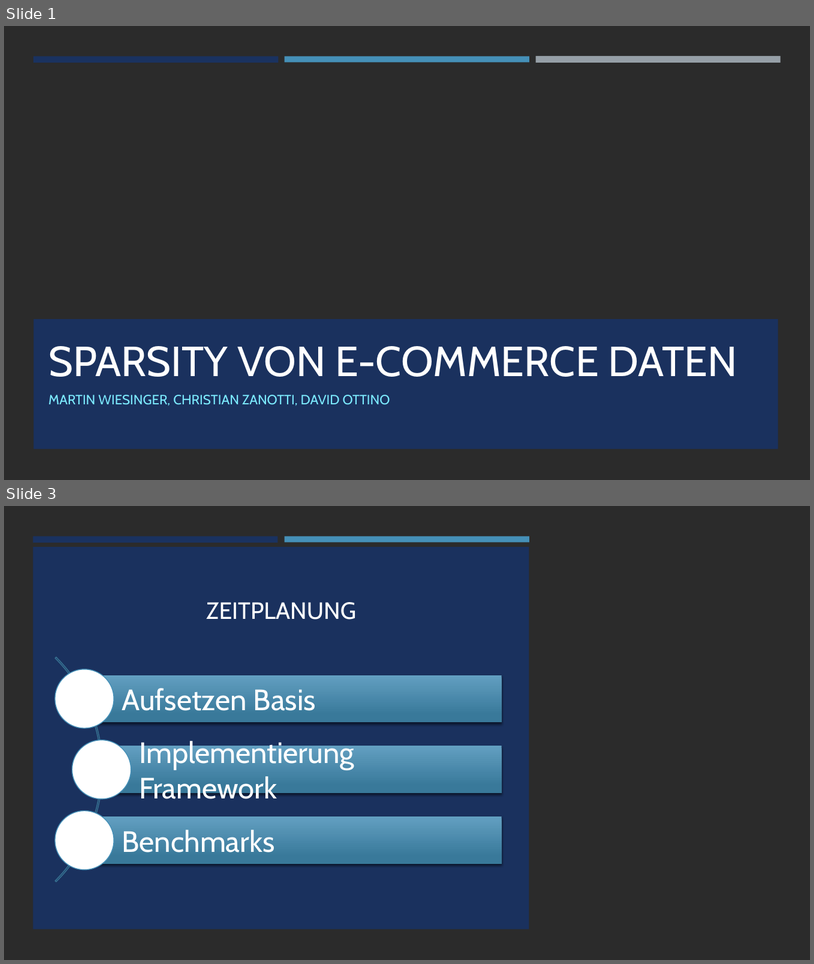
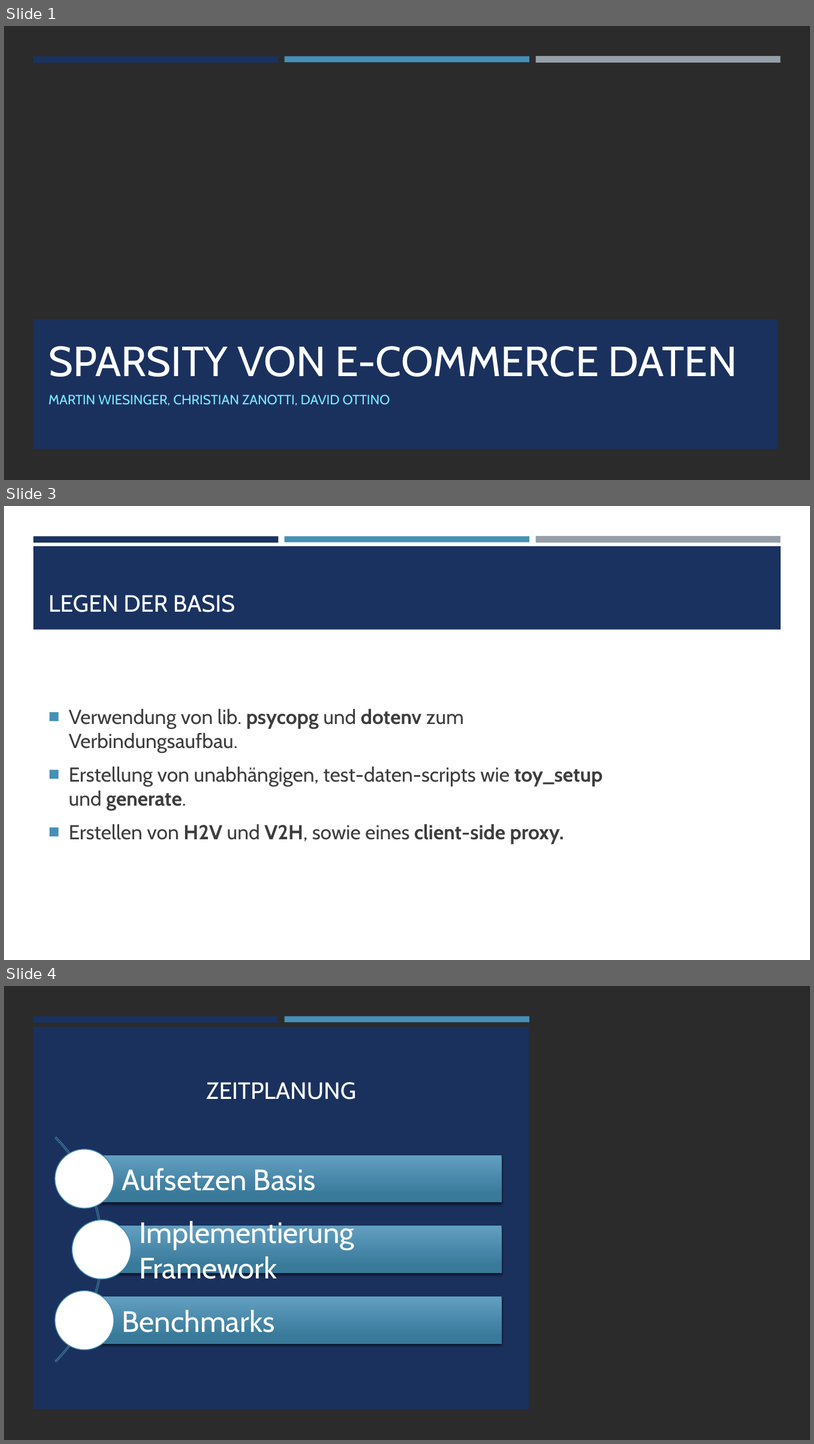
Before and after one commit to DavidOttino/Datenmanagement-jenseits-von-Relationen, a slide deck: projektaufgabe_1/Abschlusspraesentation_proj1.pptx. Shown one above the other, each under a label of ours: slides 1 and 3 before the commit, slides 1, 3 and 4 after it; the slides between them are not shown. The pictures are 814x964 and 814x1444 pixels, drawn with LibreOffice and Linux fonts; fonts in the diff are those of the drawing; background and template pictures are left out; a plain dark background stands for a picture behind light text. Boxes give left, top, right and bottom in pixels: in the first picture for what was removed or moved away, otherwise in the second. Text is boxed around its words. In the diff, an @@ line names an element or a change of style, - is before the commit and + after.

```diff
--- a/projektaufgabe_1/Abschlusspraesentation_proj1.pptx
+++ b/projektaufgabe_1/Abschlusspraesentation_proj1.pptx
@@ slide 3 added at (4, 506, 810, 960), background #FFFFFF @@
@@ rectangle added at (33, 536, 279, 542), fill #1A3260 @@
@@ rectangle added at (285, 536, 530, 542), fill #4590B8 @@
@@ rectangle added at (536, 536, 781, 543), fill #969FA7 @@
@@ rectangle added at (33, 546, 782, 630), fill #1A3260 @@
@@ title added at (48, 595, 235, 612), 28 pt, text #FFFFFF @@
+LEGEN DER BASIS
@@ text added at (69, 709, 603, 844), 24 pt, text #3D3D3D @@
+■ Verwendung von lib. psycopg und dotenv zum Verbindungsaufbau.
+■ Erstellung von unabhängigen, test-daten-scripts wie toy_setup und generate.
+■ Erstellen von H2V und V2H, sowie eines client-side proxy.
@@ what was slide 3 is now slide 4 @@
```
Also in this commit, not shown: 3 other slides added, 1 slide removed.
